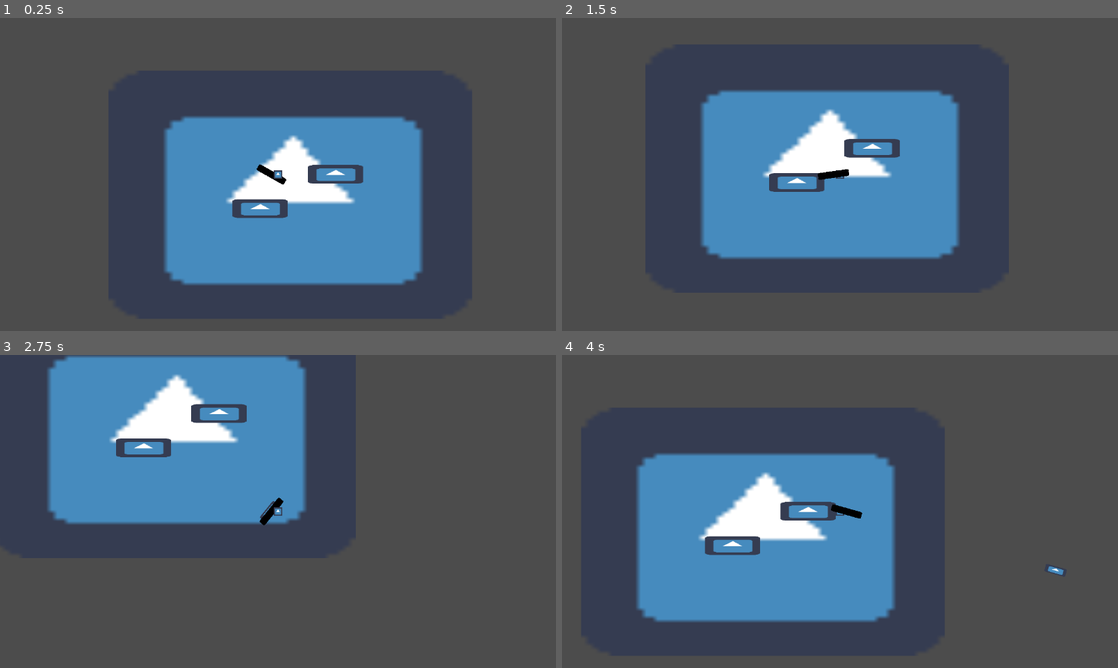
Above: before the commit, frames 1-4 (two rows, left to right).
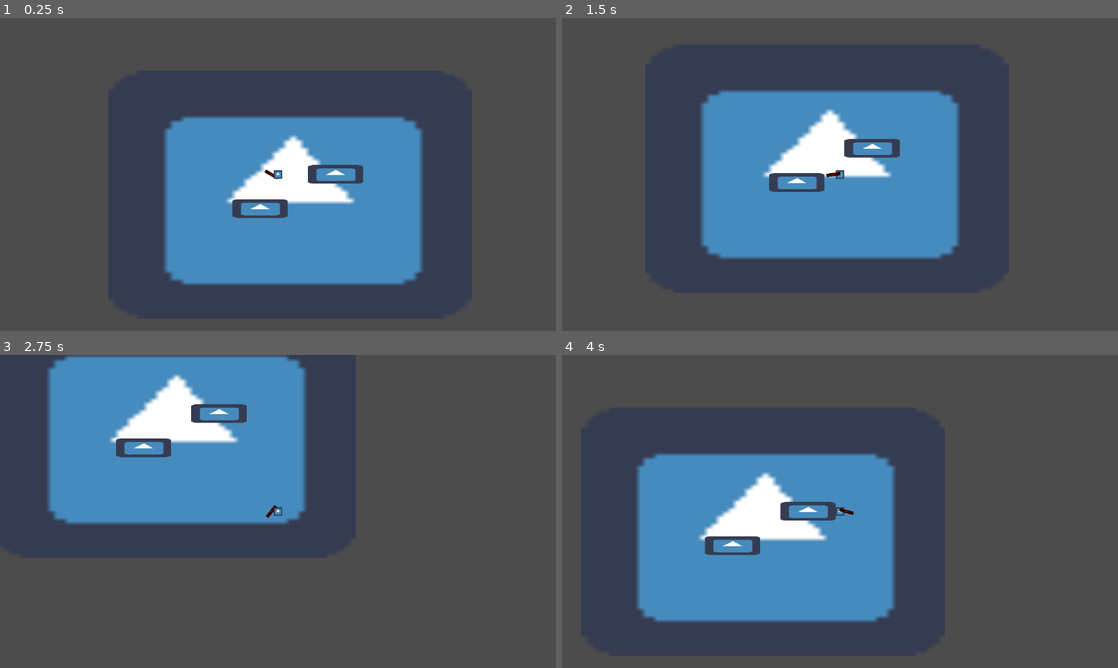
Above: after the commit, the same moments.

Repository: kjanuska/Independent-Study-Game
Game: Godot game, scene res://Scenes/Main.tscn
Two runs of this game, one before a commit and one after it. Both use one fixed random seed, a clock stepped at 60 frames per second and the inputs below. The engine's default icon, where the game draws it, is replaced by a stand-in: a white triangle on a blue panel in a dark square.
Inputs (mouse positions are in pixels of both pictures, inside the frame that each line leads up to):
- Up to frame 1 (0.25 s): no input
- Up to frame 2 (1.5 s): tap Enter at 0.5 s; move the mouse to (962, 158) at 0.52 s; hold D (ui_right) 0.53-1.28 s; hold Right mouse button (shoot) 0.53-1.28 s; click (962, 158) at 0.6 s; move the mouse to (728, 190) at 1.27 s; hold S (ui_down) from 1.28 s (still down); right-click (728, 190) at 1.35 s
- Up to frame 3 (2.75 s): click (166, 527) at 1.55 s; move the mouse to (333, 442) at 2.02 s; release S (ui_down) at 2.03 s; hold D (ui_right) from 2.03 s (still down); hold Right mouse button (shoot) from 2.03 s (still down); click (333, 442) at 2.1 s
- Up to frame 4 (4 s): move the mouse to (812, 574) at 2.77 s; release D (ui_right) at 2.78 s; release Right mouse button (shoot) at 2.78 s; hold W (ui_up) 2.78-3.53 s; right-click (812, 574) at 2.85 s; click (812, 574) at 3.05 s; move the mouse to (1006, 558) at 3.52 s; hold A (ui_left) from 3.53 s (still down); hold Right mouse button (shoot) from 3.53 s (still down); tap Space (space) at 3.6 s

The runs differ from the first frame. In frame 1, 0.1% of the frame differs, in the area x 46-52%, y 46-54%; in frame 2, 0.1%; in frame 3, 0.1%; in frame 4, 0.2%, in the area x 48-91%, y 47-71%.

Commit message:
added bow and arrow
no different functionality yet

Diff:
--- /dev/null
+++ b/Scenes/Bow/Arrow.tscn
@@ -0,0 +1,22 @@
+[gd_scene load_steps=4 format=2]
+
+[ext_resource path="res://Scripts/Arrow.gd" type="Script" id=1]
+[ext_resource path="res://icon.png" type="Texture" id=2]
+
+[sub_resource type="RectangleShape2D" id=1]
+
+[node name="Arrow" type="Area2D"]
+script = ExtResource( 1 )
+
+[node name="CollisionShape2D" type="CollisionShape2D" parent="."]
+shape = SubResource( 1 )
+
+[node name="Sprite" type="Sprite" parent="."]
+position = Vector2( 0.0642471, -0.0642606 )
+scale = Vector2( 0.30724, 0.30724 )
+texture = ExtResource( 2 )
+
+[node name="VisibilityNotifier2D" type="VisibilityNotifier2D" parent="."]
+position = Vector2( -3.8147e-006, 3.8147e-006 )
+
+[connection signal="screen_exited" from="VisibilityNotifier2D" to="." method="_on_VisibilityNotifier2D_screen_exited"]
--- /dev/null
+++ b/Scenes/Bow/Bow.tscn
@@ -0,0 +1,15 @@
+[gd_scene load_steps=3 format=2]
+
+[ext_resource path="res://icon.png" type="Texture" id=1]
+[ext_resource path="res://Scripts/Bow.gd" type="Script" id=2]
+
+[node name="Bow" type="Sprite"]
+modulate = Color( 0.780392, 0.0117647, 0.0117647, 1 )
+position = Vector2( -0.0497189, -0.0994396 )
+scale = Vector2( 0.513673, 0.120571 )
+texture = ExtResource( 1 )
+script = ExtResource( 2 )
+
+[node name="ShotCooldown" type="Timer" parent="."]
+
+[connection signal="timeout" from="ShotCooldown" to="." method="_on_ShotCooldown_timeout"]
--- a/Scenes/Projectivle.tscn
+++ /dev/null
@@ -1,14 +0,0 @@
-[gd_scene load_steps=3 format=2]
-
-[ext_resource path="res://icon.png" type="Texture" id=1]
-
-[sub_resource type="CircleShape2D" id=1]
-
-[node name="Area2D" type="Area2D"]
-
-[node name="CollisionShape2D" type="CollisionShape2D" parent="."]
-shape = SubResource( 1 )
-
-[node name="Sprite" type="Sprite" parent="."]
-scale = Vector2( 0.263184, 0.263184 )
-texture = ExtResource( 1 )
--- /dev/null
+++ b/Scripts/Arrow.gd
@@ -0,0 +1,16 @@
+extends Area2D
+
+var SPEED = 3000
+
+var direction = Vector2()
+
+func _ready():
+	set_as_toplevel(true)
+	$".".set_z_index(-2)
+
+func _physics_process(delta):
+	position.x += direction.x * SPEED * delta
+	position.y += direction.y * SPEED * delta
+
+func _on_VisibilityNotifier2D_screen_exited():
+	queue_free()
--- /dev/null
+++ b/Scripts/Bow.gd
@@ -0,0 +1,4 @@
+extends Sprite
+
+func _on_ShotCooldown_timeout():
+	$ShotCooldown.stop()
--- a/Scripts/Player.gd
+++ b/Scripts/Player.gd
@@ -15,11 +15,13 @@
 
 #store preloaded scene as var
 var bullet_load = preload("res://Scenes/Gun/Bullet.tscn")
+var arrow_load = preload("res://Scenes/Bow/Arrow.tscn")
 #used later to assign to loaded ranged weapon scene
 var ranged
 #stores preloaded gun as var
 var gun_load = preload("res://Scenes/Gun/Gun.tscn")
 var shot_cooldown
+var bow_load = preload("res://Scenes/Bow/Bow.tscn")
 
 #used later to assign to loaded melee weapon scene
 var melee
@@ -41,7 +43,7 @@
 func _ready():
 	player = get_node(".")
 	player.set_z_index(1)
-	_equip_ranged(gun_load)
+	_equip_ranged(bow_load)
 
 #check for movement input, dash, move character
 func _physics_process(delta):
@@ -94,8 +96,8 @@
 #		only equip ranged if currently equipped melee
 		if current_weapon == 1:
 			current_weapon = 0
-			_equip_ranged(gun_load)
-		_shoot_bullet()
+			_equip_ranged(bow_load)
+		_shoot_weapon(arrow_load)
 
 	if Input.is_action_just_pressed("melee"):
 #		only equip melee if currently equipped ranged
@@ -109,7 +111,7 @@
 func _equip_ranged(ranged_load):
 	if melee != null:
 		melee.queue_free()
-	ranged = gun_load.instance()
+	ranged = ranged_load.instance()
 	player.add_child(ranged)
 	ranged.set_global_position(player.get_global_position())
 	shot_cooldown = ranged.get_node("ShotCooldown")
@@ -122,15 +124,15 @@
 	melee.set_global_position(player.get_global_position())
 	melee_attack_cooldown = melee.get_node("MeleeAttack")
 
-func _shoot_bullet():
+func _shoot_weapon(ammo_load):
 	if shot_cooldown.is_stopped():
-		var bullet = bullet_load.instance()
-		var bullet_rotation = mouse_rotation
-		bullet.set_rotation(bullet_rotation)
-		bullet.set_global_position(ranged.get_global_position())
-		player.add_child(bullet)
+		var projectile = ammo_load.instance()
+		var projectile_rotation = mouse_rotation
+		projectile.set_rotation(projectile_rotation)
+		projectile.set_global_position(ranged.get_global_position())
+		player.add_child(projectile)
 		var direction_vector = (get_global_mouse_position() - self.get_position()).normalized()
-		bullet.direction = direction_vector
+		projectile.direction = direction_vector
 		shot_cooldown.start()
 
 func _melee_attack():
